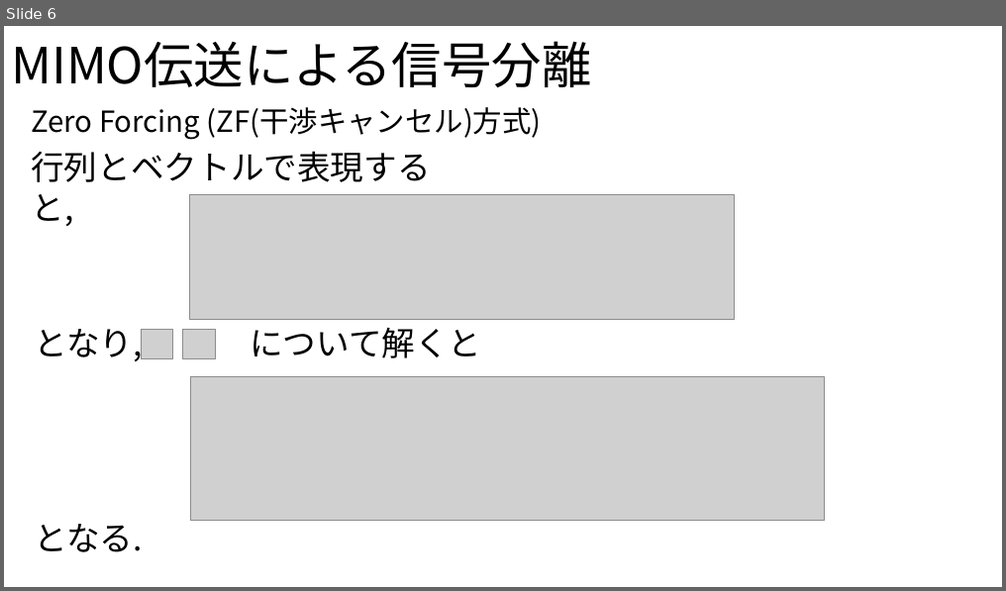
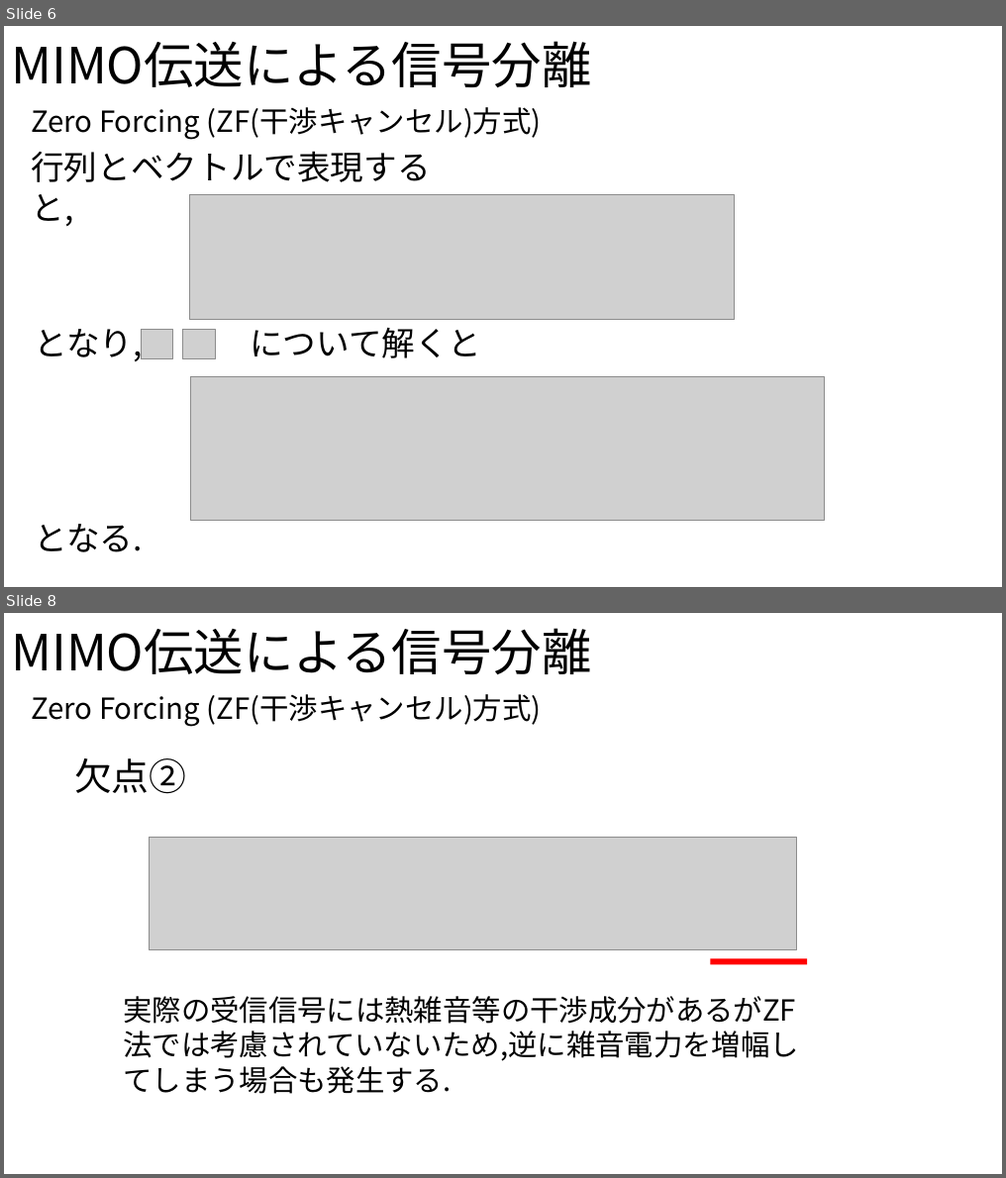
Before and after one commit to ryoww/seminar, a slide deck: MIMO/MIMO.pptx. Shown one above the other, each under a label of ours: slide 6 before the commit, slides 6 and 8 after it; the slides between them are not shown. The pictures are 1006x591 and 1006x1178 pixels, drawn with LibreOffice and Linux fonts; fonts in the diff are those of the drawing; grey boxes stand for pictures. Boxes give left, top, right and bottom in pixels: in the first picture for what was removed or moved away, otherwise in the second. Text is boxed around its words. In the diff, an @@ line names an element or a change of style, - is before the commit and + after.

```diff
--- a/MIMO/MIMO.pptx
+++ b/MIMO/MIMO.pptx
@@ slide 8 added at (x1=4, y1=613, x2=1002, y2=1174), background #FFFFFF @@
@@ text added at (x1=11, y1=628, x2=591, y2=674), 48 pt, text #000000 @@
+MIMO伝送による信号分離
@@ text added at (x1=31, y1=694, x2=542, y2=727), 28 pt, text #000000 @@
+Zero Forcing (ZF(干渉キャンセル)方式)
@@ text added at (x1=74, y1=759, x2=186, y2=794), 36 pt, text #000000 @@
+欠点②
@@ picture added at (x1=150, y1=838, x2=798, y2=951) @@
@@ rectangle added at (x1=711, y1=959, x2=808, y2=964), fill #FF0000 @@
@@ text added at (x1=123, y1=996, x2=799, y2=1094), 28 pt, text #000000 @@
+実際の受信信号には熱雑音等の干渉成分があるがZF法では考慮されていないため,逆に雑音電力を増幅してしまう場合も発生する.
```
Also in this commit, not shown: 2 slides changed.
